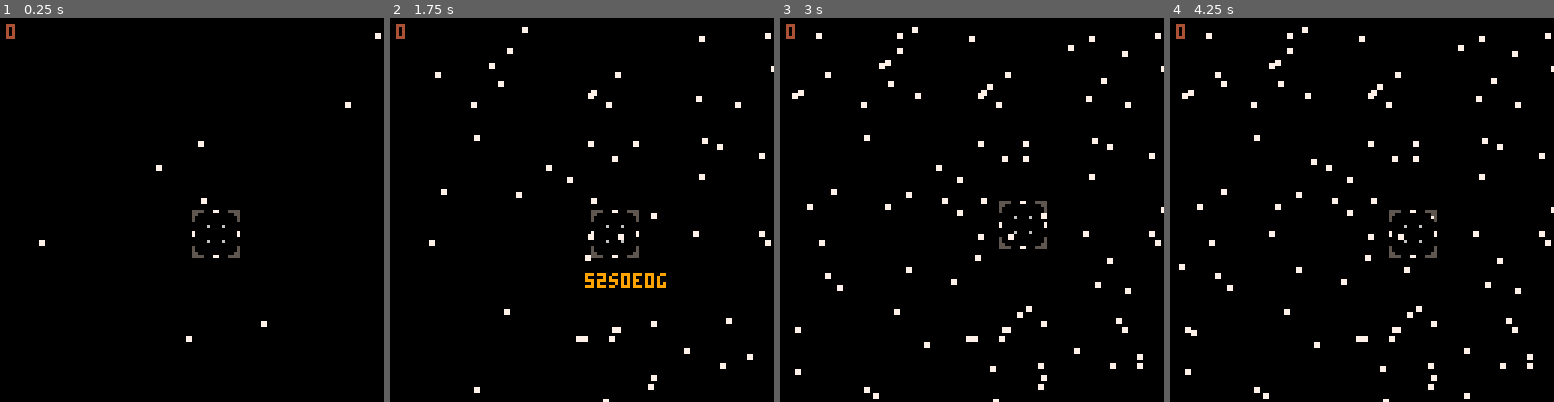
Above: before the commit, frames 1-4 (left to right).
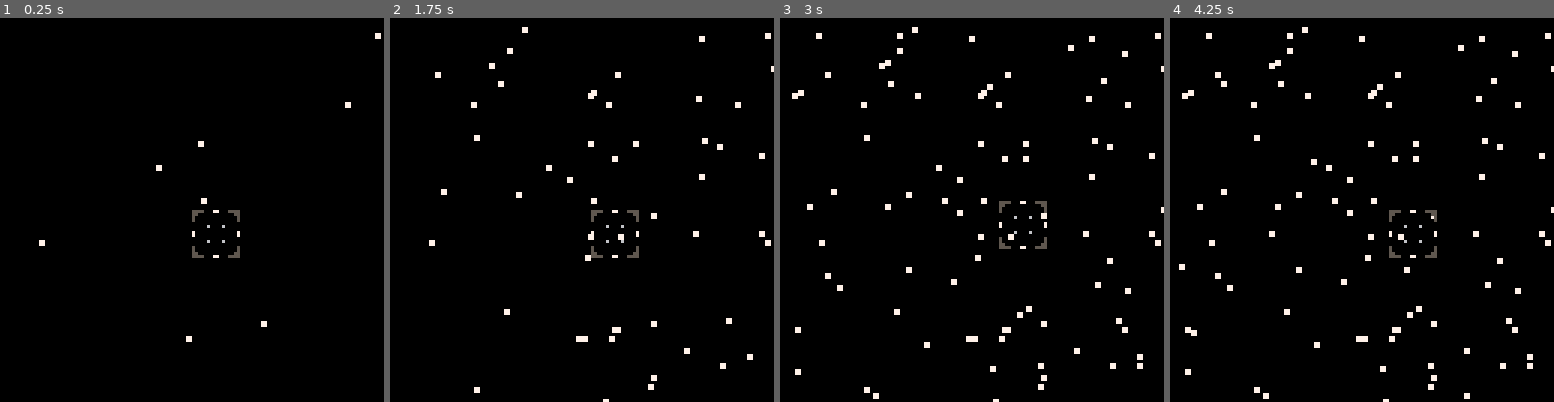
Above: after the commit, the same moments.

Repository: jeffcampbell/Pico-8-Games
Game: PICO-8 cartridge fermi/fermi.p8
Same seed, same stepped clock (60 frames per second), same inputs: the game is played once before the commit and once after it.
Inputs:
- Up to frame 1 (0.25 s): no input
- Up to frame 2 (1.75 s): hold Right from 1.6 s (still down)
- Up to frame 3 (3 s): release Right at 2.1 s; hold Up 2.15-2.42 s; hold Right from 2.47 s (still down)
- Up to frame 4 (4.25 s): release Right at 3.03 s; hold Left 3.08-3.58 s; hold Down 3.63-3.97 s; hold Right from 4.02 s (still down)

The runs differ from the first frame. In frame 1, less than 0.1% of the frame differs, in the area x 1-4%, y 1-6%; in frame 2, 0.5%, in the area x 1-72%, y 1-71%; in frame 3, less than 0.1%; in frame 4, less than 0.1%.

Commit message:
scrolling name text and color coding

Diff:
--- a/fermi/fermi.p8
+++ b/fermi/fermi.p8
@@ -40,10 +40,8 @@
 o.draw=function(o)
  if (o.state==0) then
   sspr(0,0,16,16,o.pos.x,o.pos.y)
-  print(o.state,2,2,4)
  elseif (o.state==1) then
   sspr(16,0,32,16,o.pos.x,o.pos.y)
-  print(o.state,2,2,4)
  end
 end
 
@@ -64,6 +62,20 @@
 
 --state machine
 o.state=0
+
+--makes name scrolling work
+o.namecount=10
+
+--assign text color based on habital planets
+if (o.planets.habitable>3) then
+ o.namecolor=11
+elseif (o.planets.habitable>2) then
+ o.namecolor=10
+elseif (o.planets.habitable>1) then
+ o.namecolor=9
+else
+ o.namecolor=8
+end
 
 o.draw=function(o)
   spr(48,o.pos.x,o.pos.y)
@@ -72,8 +84,13 @@
 o.drawname=function(o)
  if (o.state==1) then
   local name=(o.star .. "s" .. o.planets.habitable .. "e" .. o.planets.nonhabitable .. "g")
-  print(name,o.pos.x-8,o.pos.y+16,9)
+  print(sub(name,o.namecount),o.pos.x-7,o.pos.y+17,5)
+  print(sub(name,o.namecount),o.pos.x-8,o.pos.y+16,o.namecolor)
+   if (o.namecount>0) then
+    o.namecount-=0.5
+   end
  else
+ o.namecount=10
  end
 end
 
@@ -123,7 +140,7 @@
  if (starcount<100) then
   local x=flr(rnd(128))
   local y=flr(rnd(128))
-  local habitable=flr(rnd(3))
+  local habitable=flr(rnd(5))
   local nonhabitable=flr(rnd(10))
   add(stars,starconstruct(x,y,#stars,habitable,nonhabitable))
   starcount+=1
